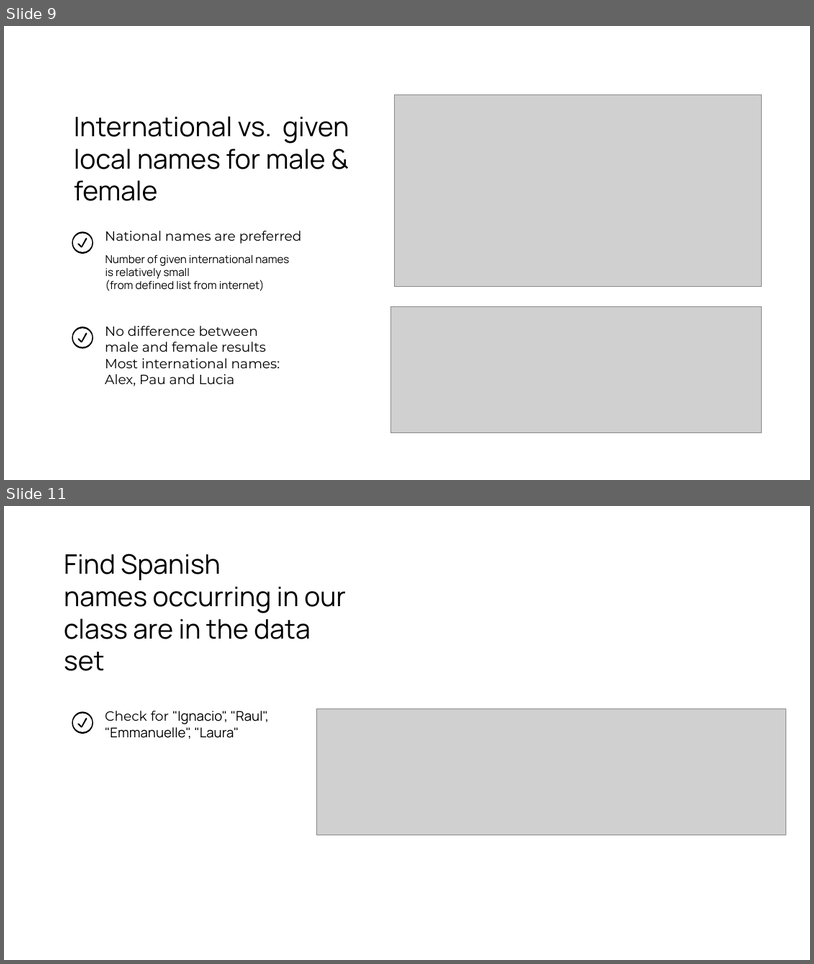
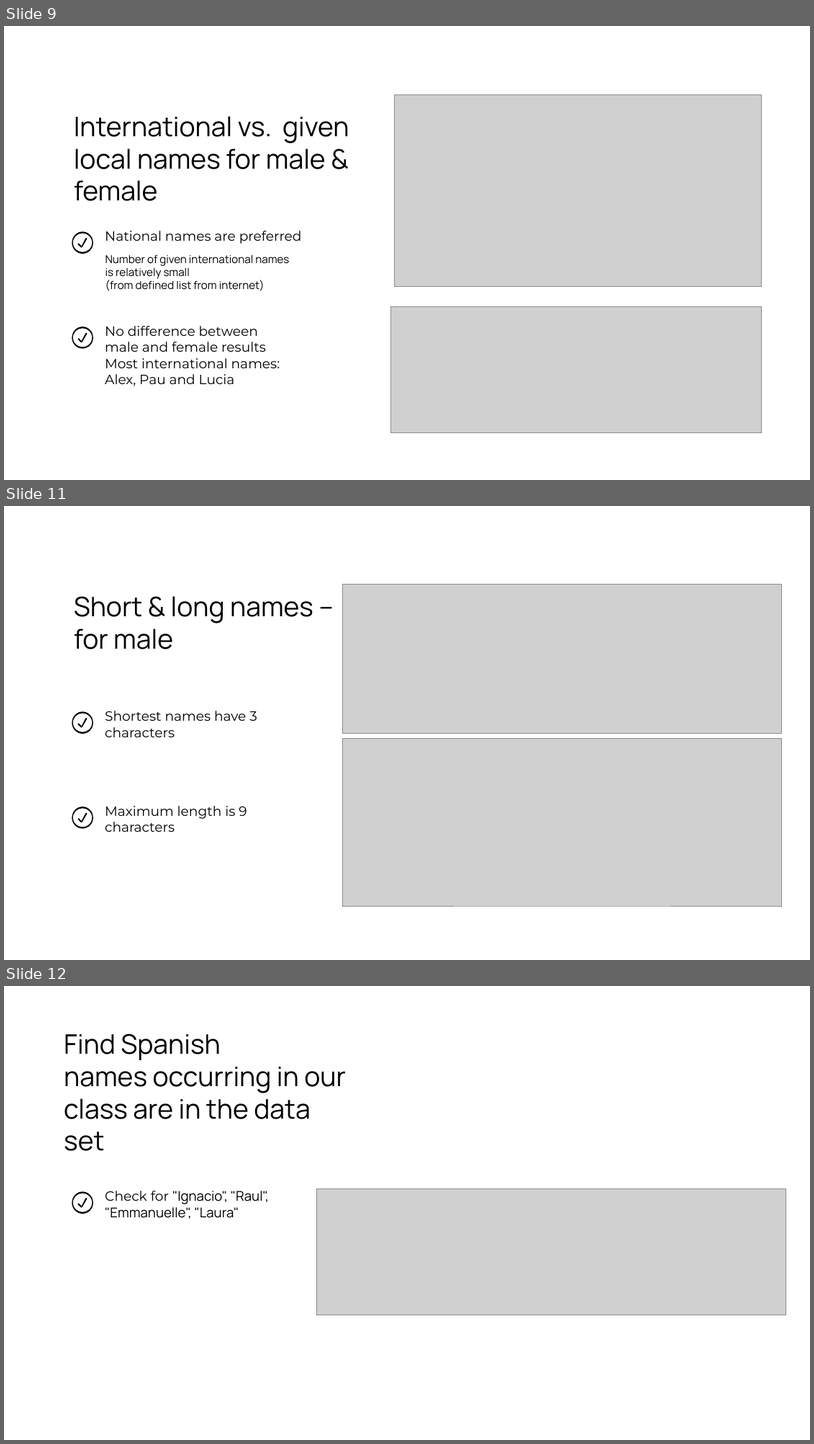
Before and after one commit to ta-data-remote/Project-Week-2-Barcelona, a slide deck: Präsentation_5_2.pptx. Shown one above the other, each under a label of ours: slides 9 and 11 before the commit, slides 9, 11 and 12 after it; the slides between them are not shown. The pictures are 814x964 and 814x1444 pixels, drawn with LibreOffice and Linux fonts; fonts in the diff are those of the drawing; grey boxes stand for pictures. Boxes give left, top, right and bottom in pixels: in the first picture for what was removed or moved away, otherwise in the second. Text is boxed around its words. In the diff, an @@ line names an element or a change of style, - is before the commit and + after.

```diff
--- a/Präsentation_5_2.pptx
+++ b/Präsentation_5_2.pptx
@@ slide 11 added at (4,506,810,960), background #FFFFFF @@
@@ picture added at (343,584,782,733) @@
@@ text added at (74,596,314,649), 32 pt, text #000000 @@
+Short & long names –
+for male
@@ freeform shape added at (72,712,93,734), fill #000000 @@
@@ text added at (105,710,257,737), 16 pt, text #000000 @@
+Shortest names have 3 characters
@@ picture added at (343,739,782,906) @@
@@ freeform shape added at (72,807,93,829), fill #000000 @@
@@ text added at (105,806,247,831), 16 pt, text #000000 @@
+Maximum length is 9 characters
@@ what was slide 11 is now slide 12 @@
```
Also in this commit, not shown: 1 slide changed, 2 other files.
